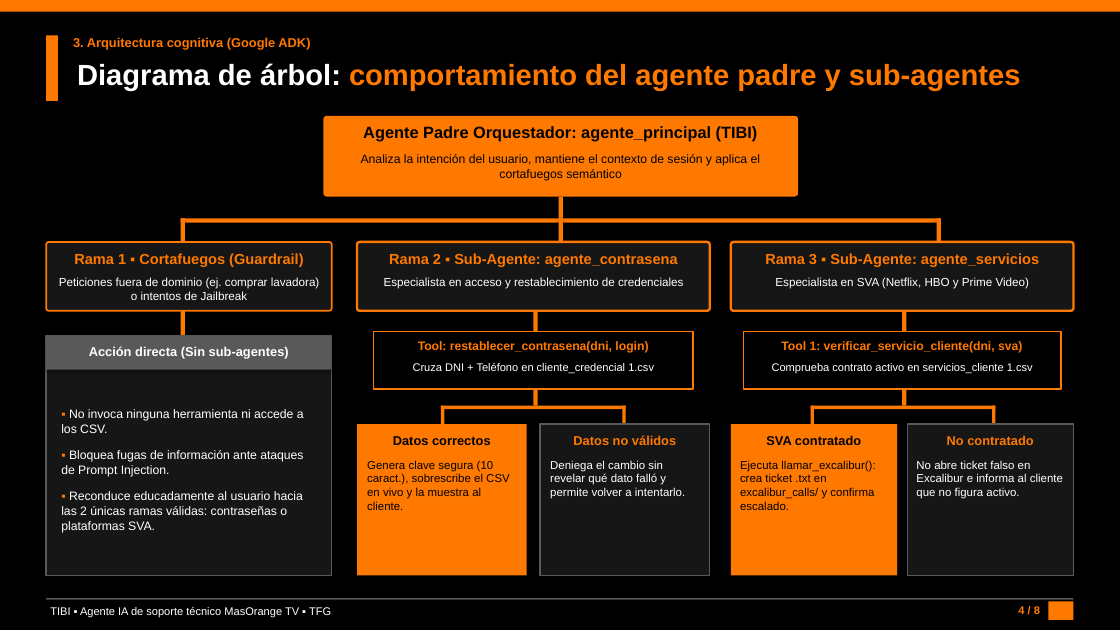
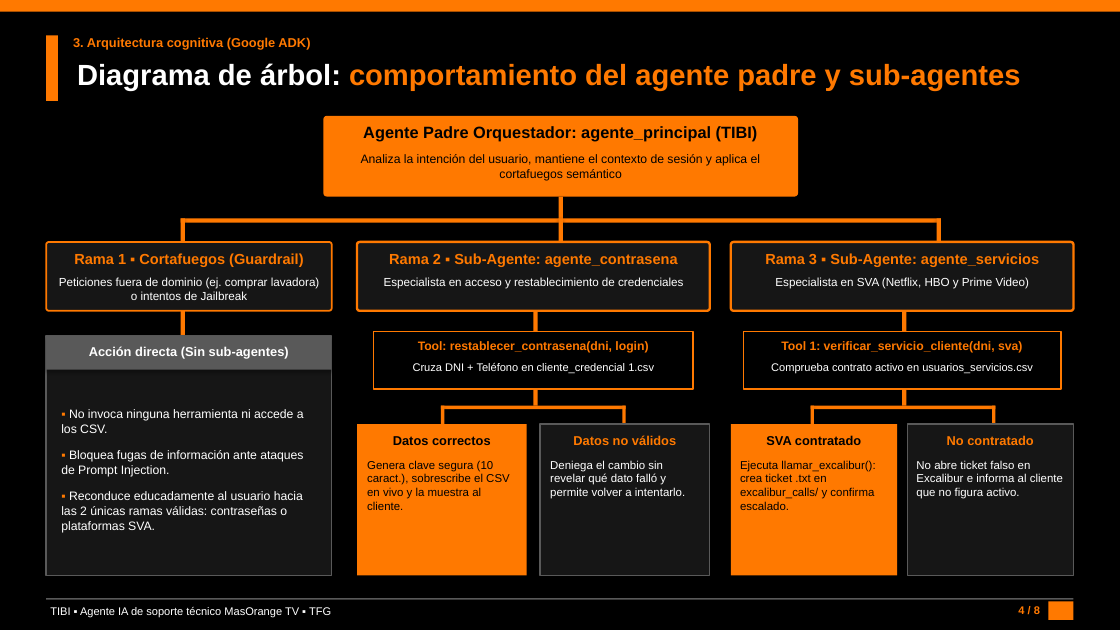
Before and after one commit to DanielBraun11/TIBI_AgenteIA, a slide deck: slide 4 of Presentacion_TFG_TIBI_Orange.pptx. Drawn at 1120x630 pixels with LibreOffice and Linux fonts; fonts in the diff are those of the drawing. Boxes give left, top, right and bottom in pixels: in the first picture for what was removed or moved away, otherwise in the second. Text is boxed around its words. In the diff, an @@ line names an element or a change of style, - is before the commit and + after.

```diff
--- a/Presentacion_TFG_TIBI_Orange.pptx
+++ b/Presentacion_TFG_TIBI_Orange.pptx
@@ text at bbox=[771, 363, 1033, 373]: text changed @@
-Comprueba contrato activo en servicios_cliente 1.csv
+Comprueba contrato activo en usuarios_servicios.csv
```
Also in this commit, not shown: 3 other slides changed, 2 other files.
